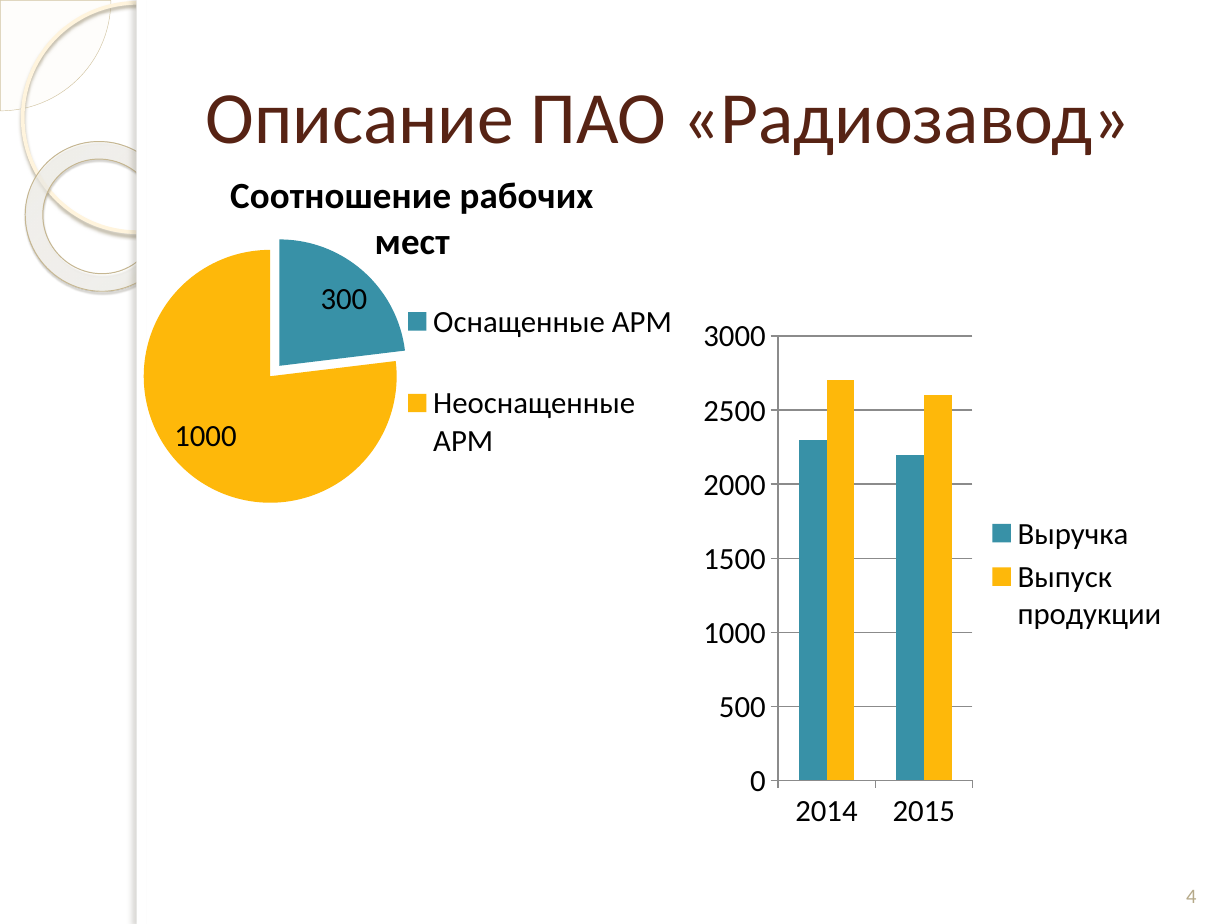
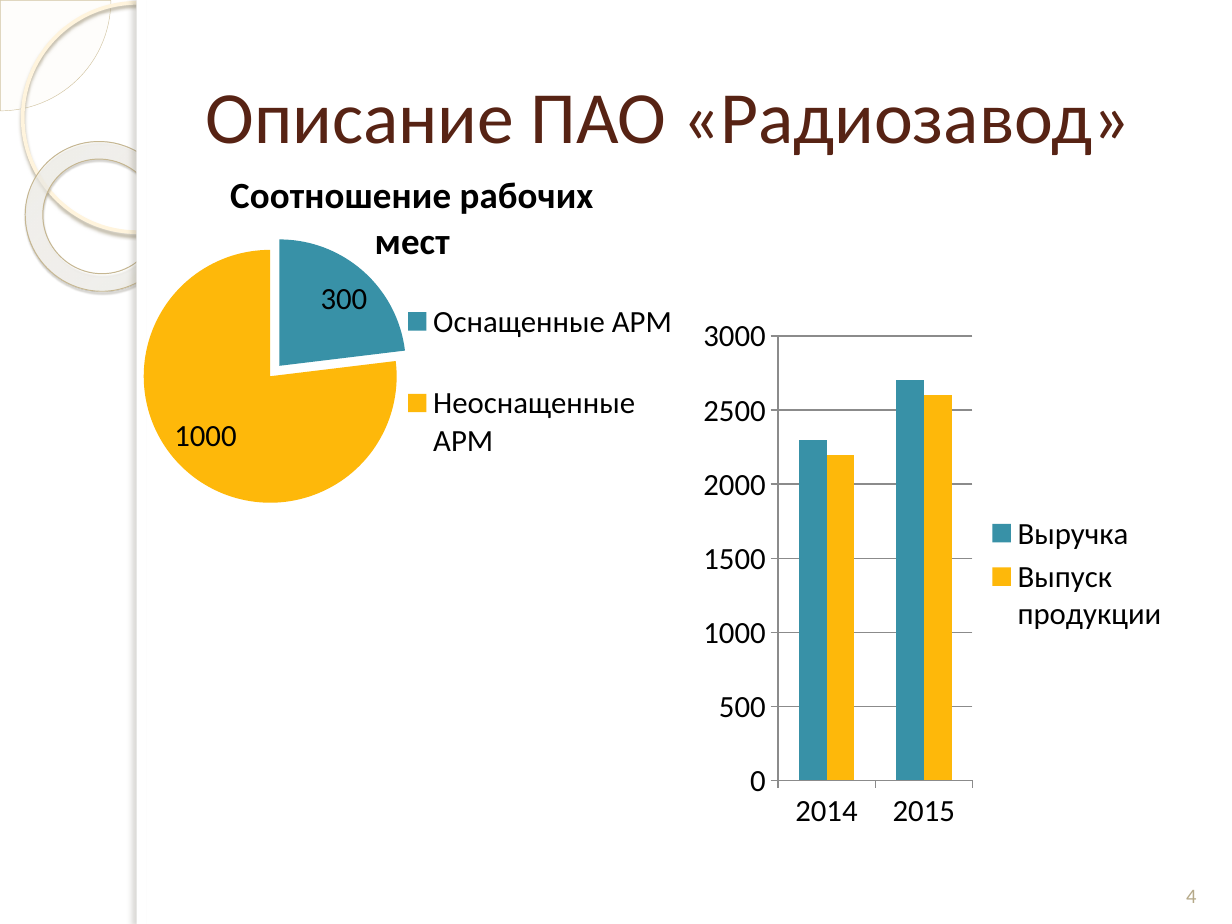
Before and after one commit to andreytemn/university, a slide deck: slide 4 of diplom/презентация к отчету.pptx. Drawn at 1232x924 pixels with LibreOffice and Linux fonts; fonts in the diff are those of the drawing; background and template pictures are left out. Boxes give left, top, right and bottom in pixels: in the first picture for what was removed or moved away, otherwise in the second. Text is boxed around its words. In the diff, an @@ line names an element or a change of style, - is before the commit and + after.

```diff
--- a/diplom/презентация к отчету.pptx
+++ b/diplom/презентация к отчету.pptx
@@ column chart at <box>694,307,1181,840</box> @@
@@ Выручка, 2015: 2200 to 2700 @@
@@ Выпуск продукции, 2014: 2700 to 2200 @@
```
Also in this commit, not shown: 15 slides added, 2 other files.
